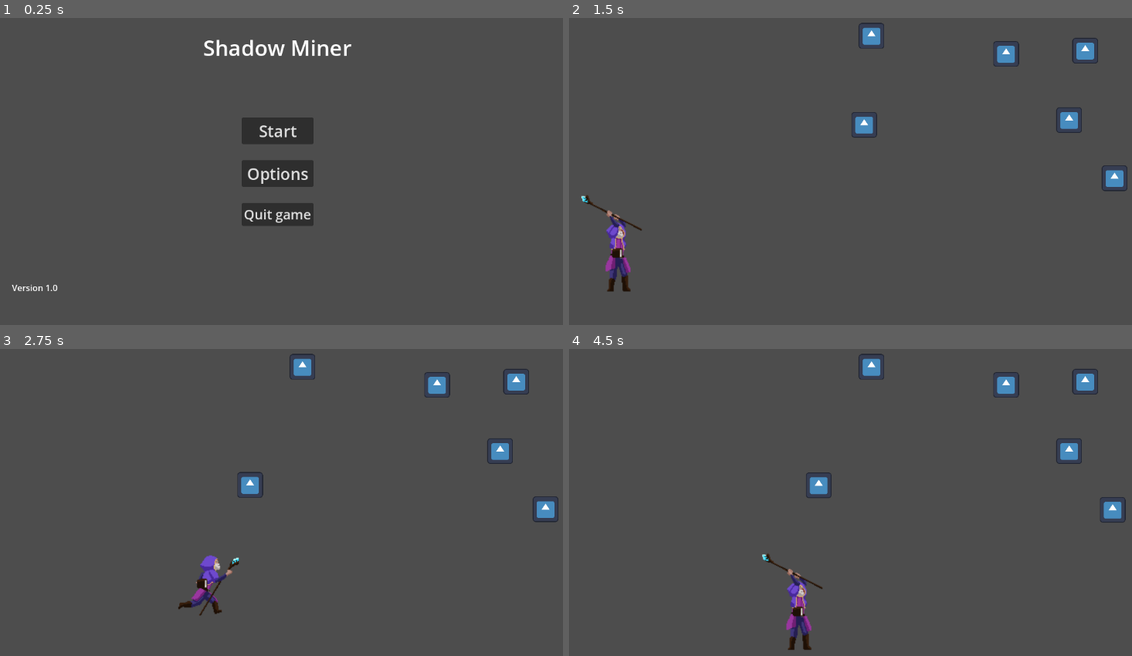
Above: before the commit, frames 1-4 (two rows, left to right).
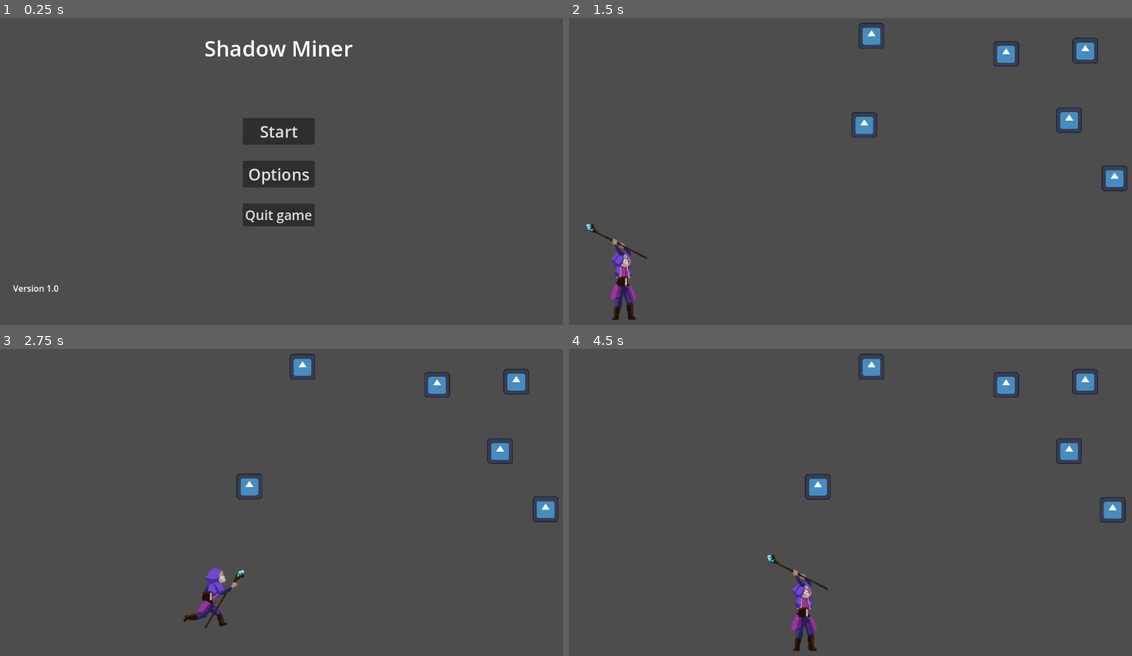
Above: after the commit, the same moments.

Repository: Aditya-1301/ShadowMiner
Game: Godot game, scene res://scenes/main_menu.tscn
The game is run twice, just before and just after one commit, with the same random seed, the same clock (stepped at 60 frames per second) and the same inputs. The engine's default icon, where the game draws it, is replaced by a stand-in: a white triangle on a blue panel in a dark square.
Inputs (mouse positions are in pixels of both pictures, inside the frame that each line leads up to):
- Up to frame 1 (0.25 s): no input
- Up to frame 2 (1.5 s): click "Start" at 0.5 s; tap Enter (aim_set) at 1.25, 1.35 s; move the mouse to (979, 146) at 1.27 s; press the mouse at (979, 146) at 1.28 s; hold Right (ui_right) from 1.28 s (still down)
- Up to frame 3 (2.75 s): keep holding Right (ui_right); tap Space (jump, bound only after the commit) at 1.52, 1.82, 2.27, 2.57 s; move the mouse to (152, 511) at 2.02 s; release the mouse at (152, 511) at 2.03 s; click (152, 511) at 2.1 s; right-click (152, 511) at 2.3 s
- Up to frame 4 (4.5 s): move the mouse to (906, 419) at 2.77 s; release Right (ui_right) at 2.78 s; hold Left (ui_left) 2.78-3.53 s; hold Right mouse button (attack, bound only after the commit) 2.78-3.53 s; tap Space (jump, bound only after the commit) at 3.05, 3.6, 3.77, 4.07 s; move the mouse to (816, 563) at 3.52 s; hold Right (ui_right) from 3.53 s (still down); tap Enter (aim_set) at 3.8, 4.35 s; move the mouse to (1030, 545) at 4.27 s; press the mouse at (1030, 545) at 4.28 s

The runs differ from the first frame. In frame 1, 1.4% of the frame differs, in the area x 2-63%, y 7-90%; in frame 2, 1.3%; in frame 3, 1.2%; in frame 4, 1.2%.

Commit message:
Changed Menu Font and edited player animation script

Diff:
--- a/project.godot
+++ b/project.godot
@@ -41,6 +41,16 @@
 "events": [Object(InputEventKey,"resource_local_to_scene":false,"resource_name":"","device":-1,"window_id":0,"alt_press …(182 unchanged characters)…
 ]
 }
+attack={
+"deadzone": 0.5,
+"events": [Object(InputEventMouseButton,"resource_local_to_scene":false,"resource_name":"","device":-1,"window_id":0,"alt_pressed":false,"shift_pressed":false,"ctrl_pressed":false,"meta_pressed":false,"button_mask":2,"position":Vector2(55, 4),"global_position":Vector2(60, 54),"factor":1.0,"button_index":2,"canceled":false,"pressed":true,"double_click":false,"script":null)
+]
+}
+jump={
+"deadzone": 0.5,
+"events": [Object(InputEventKey,"resource_local_to_scene":false,"resource_name":"","device":-1,"window_id":0,"alt_pressed":false,"shift_pressed":false,"ctrl_pressed":false,"meta_pressed":false,"pressed":false,"keycode":0,"physical_keycode":32,"key_label":0,"unicode":32,"echo":false,"script":null)
+]
+}
 
 [layer_names]
 
--- a/scenes/main_menu.tscn
+++ b/scenes/main_menu.tscn
@@ -1,13 +1,32 @@
-[gd_scene load_steps=4 format=3 uid="uid://4gi0uwy803dq"]
+[gd_scene load_steps=9 format=3 uid="uid://4gi0uwy803dq"]
 
 [ext_resource type="Script" path="res://scripts/main_menu.gd" id="1_4pj2y"]
 [ext_resource type="AudioStream" uid="uid://8hftkw62src7" path="res://sound/Music/747635__newlocknew__ambmisc_early-morningsummernear-the-schoolswiftscrows.wav" id="2_4w8bm"]
 [ext_resource type="PackedScene" uid="uid://dm616m3tpat32" path="res://scenes/Options/options_menu.tscn" id="3_dk4uf"]
 
+[sub_resource type="SystemFont" id="SystemFont_0iwfw"]
+font_names = PackedStringArray("Old English Text MT")
+
+[sub_resource type="SystemFont" id="SystemFont_jupgq"]
+font_names = PackedStringArray("Old English Text MT")
+
+[sub_resource type="SystemFont" id="SystemFont_7lx40"]
+font_names = PackedStringArray("Old English Text MT")
+
+[sub_resource type="SystemFont" id="SystemFont_0ih1o"]
+font_names = PackedStringArray("Old English Text MT")
+
+[sub_resource type="SystemFont" id="SystemFont_pcp30"]
+font_names = PackedStringArray("Old English Text MT")
+
 [node name="Menu" type="MarginContainer"]
 anchors_preset = 15
 anchor_right = 1.0
 anchor_bottom = 1.0
+offset_left = 2.0
+offset_top = 1.0
+offset_right = 2.0
+offset_bottom = 1.0
 grow_horizontal = 2
 grow_vertical = 2
 theme_override_constants/margin_left = 0
@@ -32,6 +51,7 @@
 [node name="title" type="Label" parent="MarginContainer/VBoxContainer"]
 layout_mode = 2
 auto_translate = false
+theme_override_fonts/font = SubResource("SystemFont_0iwfw")
 theme_override_font_sizes/font_size = 40
 text = "Shadow Miner"
 horizontal_alignment = 1
@@ -46,6 +66,7 @@
 layout_mode = 2
 theme_override_colors/font_outline_color = Color(0, 0, 0, 1)
 theme_override_constants/outline_size = 0
+theme_override_fonts/font = SubResource("SystemFont_jupgq")
 theme_override_font_sizes/font_size = 30
 text = "Start
 "
@@ -53,17 +74,20 @@
 [node name="OptionsButton" type="Button" parent="MarginContainer/VBoxContainer/MenuItems"]
 layout_mode = 2
 theme_override_constants/outline_size = 0
+theme_override_fonts/font = SubResource("SystemFont_7lx40")
 theme_override_font_sizes/font_size = 30
 text = "Options"
 
 [node name="QuitButton" type="Button" parent="MarginContainer/VBoxContainer/MenuItems"]
 layout_mode = 2
 theme_override_constants/outline_size = 0
+theme_override_fonts/font = SubResource("SystemFont_0ih1o")
 theme_override_font_sizes/font_size = 25
 text = "Quit game"
 
 [node name="version_text" type="Label" parent="MarginContainer/VBoxContainer"]
 layout_mode = 2
+theme_override_fonts/font = SubResource("SystemFont_pcp30")
 text = "Version 1.0"
 
 [node name="IntroSound" type="AudioStreamPlayer" parent="."]
--- a/scenes/player.tscn
+++ b/scenes/player.tscn
@@ -172,7 +172,7 @@
 "texture": SubResource("AtlasTexture_7gd18")
 }],
 "loop": true,
-"name": &"attack1",
+"name": &"activate_staff",
 "speed": 8.0
 }, {
 "frames": [{
@@ -201,7 +201,7 @@
 "texture": SubResource("AtlasTexture_powrw")
 }],
 "loop": true,
-"name": &"attack2",
+"name": &"attack",
 "speed": 10.0
 }, {
 "frames": [{
@@ -279,27 +279,228 @@
 "speed": 14.0
 }]
 
+[sub_resource type="RectangleShape2D" id="RectangleShape2D_ui3qh"]
+size = Vector2(196, 891.5)
+
 [sub_resource type="RectangleShape2D" id="RectangleShape2D_nq41f"]
 size = Vector2(85, 165)
 
-[sub_resource type="RectangleShape2D" id="RectangleShape2D_ui3qh"]
-size = Vector2(196, 891.5)
+[sub_resource type="AnimationNodeTransition" id="AnimationNodeTransition_6hg34"]
+
+[sub_resource type="AnimationNodeAnimation" id="AnimationNodeAnimation_h65ix"]
+animation = &"run"
+
+[sub_resource type="AnimationNodeAnimation" id="AnimationNodeAnimation_7p5ng"]
+animation = &"idle"
+
+[sub_resource type="AnimationNodeBlendTree" id="AnimationNodeBlendTree_wpt2j"]
+graph_offset = Vector2(-88.9718, -20.126)
+nodes/Animation/node = SubResource("AnimationNodeAnimation_7p5ng")
+nodes/Animation/position = Vector2(96, 64)
+"nodes/Animation 2/node" = SubResource("AnimationNodeTransition_6hg34")
+"nodes/Animation 2/position" = Vector2(320, 128)
+"nodes/Animation 3/node" = SubResource("AnimationNodeAnimation_h65ix")
+"nodes/Animation 3/position" = Vector2(112, 208)
+nodes/output/position = Vector2(512, 96)
+node_connections = [&"output", 0, &"Animation 3"]
+
+[sub_resource type="Animation" id="Animation_kdl5k"]
+resource_name = "idle"
+length = 0.6
+loop_mode = 1
+tracks/0/type = "value"
+tracks/0/imported = false
+tracks/0/enabled = true
+tracks/0/path = NodePath("Animations/Sprites/idle_sprite:frame")
+tracks/0/interp = 1
+tracks/0/loop_wrap = true
+tracks/0/keys = {
+"times": PackedFloat32Array(0, 0.1, 0.2, 0.3, 0.4, 0.5),
+"transitions": PackedFloat32Array(1, 1, 1, 1, 1, 1),
+"update": 1,
+"values": [0, 1, 2, 3, 4, 5]
+}
+
+[sub_resource type="Animation" id="Animation_r0cnw"]
+length = 0.001
+tracks/0/type = "value"
+tracks/0/imported = false
+tracks/0/enabled = true
+tracks/0/path = NodePath("Animations/Sprites/idle_sprite:frame")
+tracks/0/interp = 1
+tracks/0/loop_wrap = true
+tracks/0/keys = {
+"times": PackedFloat32Array(0),
+"transitions": PackedFloat32Array(1),
+"update": 1,
+"values": [0]
+}
+tracks/1/type = "value"
+tracks/1/imported = false
+tracks/1/enabled = true
+tracks/1/path = NodePath("Animations/Sprites/activate_staff_sprite:frame")
+tracks/1/interp = 1
+tracks/1/loop_wrap = true
+tracks/1/keys = {
+"times": PackedFloat32Array(0),
+"transitions": PackedFloat32Array(1),
+"update": 1,
+"values": [0]
+}
+tracks/2/type = "value"
+tracks/2/imported = false
+tracks/2/enabled = true
+tracks/2/path = NodePath("Animations/Sprites/jumping_sprite:frame")
+tracks/2/interp = 1
+tracks/2/loop_wrap = true
+tracks/2/keys = {
+"times": PackedFloat32Array(0),
+"transitions": PackedFloat32Array(1),
+"update": 1,
+"values": [0]
+}
+tracks/3/type = "value"
+tracks/3/imported = false
+tracks/3/enabled = true
+tracks/3/path = NodePath("Animations/Sprites/falling_sprite:frame")
+tracks/3/interp = 1
+tracks/3/loop_wrap = true
+tracks/3/keys = {
+"times": PackedFloat32Array(0),
+"transitions": PackedFloat32Array(1),
+"update": 1,
+"values": [0]
+}
+tracks/4/type = "value"
+tracks/4/imported = false
+tracks/4/enabled = true
+tracks/4/path = NodePath("Animations/Sprites/attacking_sprite:frame")
+tracks/4/interp = 1
+tracks/4/loop_wrap = true
+tracks/4/keys = {
+"times": PackedFloat32Array(0),
+"transitions": PackedFloat32Array(1),
+"update": 1,
+"values": [0]
+}
+tracks/5/type = "value"
+tracks/5/imported = false
+tracks/5/enabled = true
+tracks/5/path = NodePath("Animations/Sprites/running_sprite:frame")
+tracks/5/interp = 1
+tracks/5/loop_wrap = true
+tracks/5/keys = {
+"times": PackedFloat32Array(0),
+"transitions": PackedFloat32Array(1),
+"update": 1,
+"values": [0]
+}
+
+[sub_resource type="Animation" id="Animation_8xsb1"]
+resource_name = "activate_staff"
+length = 0.8
+tracks/0/type = "value"
+tracks/0/imported = false
+tracks/0/enabled = true
+tracks/0/path = NodePath("Animations/Sprites/activate_staff_sprite:frame")
+tracks/0/interp = 1
+tracks/0/loop_wrap = true
+tracks/0/keys = {
+"times": PackedFloat32Array(0, 0.1, 0.2, 0.3, 0.4, 0.5, 0.6, 0.7),
+"transitions": PackedFloat32Array(1, 1, 1, 1, 1, 1, 1, 1),
+"update": 1,
+"values": [0, 1, 2, 3, 4, 5, 6, 7]
+}
+
+[sub_resource type="Animation" id="Animation_llas5"]
+resource_name = "jump"
+length = 0.2
+loop_mode = 1
+tracks/0/type = "value"
+tracks/0/imported = false
+tracks/0/enabled = true
+tracks/0/path = NodePath("Animations/Sprites/jumping_sprite:frame")
+tracks/0/interp = 1
+tracks/0/loop_wrap = true
+tracks/0/keys = {
+"times": PackedFloat32Array(0, 0.1),
+"transitions": PackedFloat32Array(1, 1),
+"update": 1,
+"values": [0, 1]
+}
+
+[sub_resource type="Animation" id="Animation_k4ol2"]
+resource_name = "fall"
+length = 0.2
+loop_mode = 1
+tracks/0/type = "value"
+tracks/0/imported = false
+tracks/0/enabled = true
+tracks/0/path = NodePath("Animations/Sprites/falling_sprite:frame")
+tracks/0/interp = 1
+tracks/0/loop_wrap = true
+tracks/0/keys = {
+"times": PackedFloat32Array(0, 0.1),
+"transitions": PackedFloat32Array(1, 1),
+"update": 1,
+"values": [0, 1]
+}
+
+[sub_resource type="Animation" id="Animation_gyctu"]
+resource_name = "attack"
+length = 0.8
+loop_mode = 1
+tracks/0/type = "value"
+tracks/0/imported = false
+tracks/0/enabled = true
+tracks/0/path = NodePath("Animations/Sprites/attacking_sprite:frame")
+tracks/0/interp = 1
+tracks/0/loop_wrap = true
+tracks/0/keys = {
+"times": PackedFloat32Array(0, 0.1, 0.2, 0.3, 0.4, 0.5, 0.6, 0.7, 0.8),
+"transitions": PackedFloat32Array(1, 1, 1, 1, 1, 1, 1, 1, 1),
+"update": 1,
+"values": [0, 0, 1, 2, 3, 4, 5, 6, 7]
+}
+
+[sub_resource type="Animation" id="Animation_h1npq"]
+resource_name = "run"
+length = 0.8
+loop_mode = 1
+tracks/0/type = "value"
+tracks/0/imported = false
+tracks/0/enabled = true
+tracks/0/path = NodePath("Animations/Sprites/running_sprite:frame")
+tracks/0/interp = 1
+tracks/0/loop_wrap = true
+tracks/0/keys = {
+"times": PackedFloat32Array(0, 0.1, 0.2, 0.3, 0.4, 0.5, 0.6, 0.7, 0.8),
+"transitions": PackedFloat32Array(1, 1, 1, 1, 1, 1, 1, 1, 1),
+"update": 1,
+"values": [0, 1, 2, 3, 4, 5, 6, 7, 7]
+}
+
+[sub_resource type="AnimationLibrary" id="AnimationLibrary_pua2y"]
+_data = {
+"RESET": SubResource("Animation_r0cnw"),
+"activate_staff": SubResource("Animation_8xsb1"),
+"attack": SubResource("Animation_gyctu"),
+"fall": SubResource("Animation_k4ol2"),
+"idle": SubResource("Animation_kdl5k"),
+"jump": SubResource("Animation_llas5"),
+"run": SubResource("Animation_h1npq")
+}
 
 [node name="Player" type="CharacterBody2D"]
 collision_layer = 11
 script = ExtResource("1_68gri")
 
 [node name="AnimatedSprite2D" type="AnimatedSprite2D" parent="."]
-position = Vector2(15, 0)
+position = Vector2(28, 2)
 scale = Vector2(2, 2)
 sprite_frames = SubResource("SpriteFrames_24qxx")
-animation = &"attack2"
+animation = &"attack"
 autoplay = "idle"
-frame_progress = 0.353576
-
-[node name="CollisionShape2D" type="CollisionShape2D" parent="."]
-position = Vector2(-1.5, 10.5)
-shape = SubResource("RectangleShape2D_nq41f")
 
 [node name="Attraction Zone" type="Area2D" parent="."]
 collision_layer = 0
@@ -310,3 +511,68 @@
 [node name="CollisionShape2D" type="CollisionShape2D" parent="Attraction Zone"]
 position = Vector2(-17, -383.75)
 shape = SubResource("RectangleShape2D_ui3qh")
+
+[node name="CollisionShape2D" type="CollisionShape2D" parent="."]
+position = Vector2(-1.5, 10.5)
+shape = SubResource("RectangleShape2D_nq41f")
+
+[node name="Animations" type="Node" parent="."]
+
+[node name="AnimationTree" type="AnimationTree" parent="Animations"]
+root_node = NodePath("../..")
+tree_root = SubResource("AnimationNodeBlendTree_wpt2j")
+anim_player = NodePath("../AnimationPlayer")
+"parameters/Animation 2/current_state" = ""
+"parameters/Animation 2/transition_request" = ""
+"parameters/Animation 2/current_index" = -1
+
+[node name="AnimationPlayer" type="AnimationPlayer" parent="Animations"]
+root_node = NodePath("../..")
+libraries = {
+"": SubResource("AnimationLibrary_pua2y")
+}
+autoplay = "idle"
+
+[node name="Sprites" type="Node" parent="Animations"]
+
+[node name="idle_sprite" type="Sprite2D" parent="Animations/Sprites"]
+visible = false
+position = Vector2(22, 0)
+scale = Vector2(2, 2)
+texture = ExtResource("2_evh16")
+hframes = 6
+
+[node name="running_sprite" type="Sprite2D" parent="Animations/Sprites"]
+visible = false
+position = Vector2(7, 2)
+scale = Vector2(2, 2)
+texture = ExtResource("5_vtvnt")
+hframes = 8
+
+[node name="attacking_sprite" type="Sprite2D" parent="Animations/Sprites"]
+visible = false
+position = Vector2(-17, 0)
+scale = Vector2(2, 2)
+texture = ExtResource("3_p7job")
+hframes = 8
+
+[node name="jumping_sprite" type="Sprite2D" parent="Animations/Sprites"]
+visible = false
+position = Vector2(21, 11)
+scale = Vector2(2, 2)
+texture = ExtResource("4_8wfl1")
+hframes = 2
+
+[node name="falling_sprite" type="Sprite2D" parent="Animations/Sprites"]
+visible = false
+position = Vector2(14, 14)
+scale = Vector2(2, 2)
+texture = ExtResource("2_2vqwf")
+hframes = 2
+
+[node name="activate_staff_sprite" type="Sprite2D" parent="Animations/Sprites"]
+visible = false
+position = Vector2(28, 0)
+scale = Vector2(2, 2)
+texture = ExtResource("2_36067")
+hframes = 8
--- a/scripts/player.gd
+++ b/scripts/player.gd
@@ -1,19 +1,15 @@
 extends CharacterBody2D
-
 
 const SPEED = 300.0
 const JUMP_VELOCITY = -400.0
 
-# Get the gravity from the project settings to be synced with RigidBody nodes.
 var gravity = ProjectSettings.get_setting("physics/2d/default_gravity")
 @onready var animated_sprite_2d = $AnimatedSprite2D
 @onready var attraction_zone = $"Attraction Zone"
 @onready var items = $"../Items"
 
-
 func _ready():
 	attraction_zone.gravity_space_override = attraction_zone.SPACE_OVERRIDE_DISABLED
-
 
 func _input(_event):
 	if Input.is_action_pressed("staff_on"):
@@ -27,35 +23,40 @@
 		attraction_zone.gravity_point = false
 		print("Staff Disabled!")
 	elif Input.is_action_just_pressed("aim_set"):
-		attraction_zone.rotation = get_local_mouse_position().angle() + PI/2
+		attraction_zone.rotation = get_local_mouse_position().angle() + PI / 2
 	elif Input.is_action_just_pressed("aim_cancel"):
 		attraction_zone.rotation = 0
-
 
 func _physics_process(delta):
 	# Add the gravity.
 	if not is_on_floor():
 		velocity.y += gravity * delta
-		animated_sprite_2d.play("fall")
+		if animated_sprite_2d.animation != "fall":
+			animated_sprite_2d.play("fall")
 	else:
 		# Handle jump.
-		if Input.is_action_just_pressed("ui_accept") and is_on_floor():
+		if Input.is_action_just_pressed("jump"):
 			velocity.y = JUMP_VELOCITY
 			animated_sprite_2d.play("jump")
 
 	# Get the input direction and handle the movement/deceleration.
-	# As good practice, you should replace UI actions with custom gameplay actions.
 	var direction = Input.get_axis("ui_left", "ui_right")
-	if direction:
+	if direction != 0:
 		velocity.x = direction * SPEED
-		animated_sprite_2d.play("run")
-		# Flip the sprite based on direction
+		if animated_sprite_2d.animation != "run":
+			animated_sprite_2d.play("run")
 		animated_sprite_2d.flip_h = direction < 0
 	else:
 		velocity.x = move_toward(velocity.x, 0, SPEED)
-		animated_sprite_2d.play("idle")
+		if is_on_floor() and animated_sprite_2d.animation != "idle":
+			animated_sprite_2d.play("idle")
 
-	if Input.is_action_pressed("staff_on"):
-		animated_sprite_2d.play("attack1")
+	# Handle staff activation animation
+	if Input.is_action_pressed("staff_on") and attraction_zone.gravity_point and animated_sprite_2d.animation != "activate_staff":
+		animated_sprite_2d.play("activate_staff")
+
+	# Handle attack animation
+	if Input.is_action_pressed("attack") and not attraction_zone.gravity_point and animated_sprite_2d.animation != "attack":
+		animated_sprite_2d.play("attack")
 
 	move_and_slide()
Not shown: 1 places in scenes/player.tscn that only renumber resources
